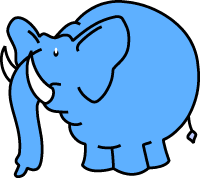
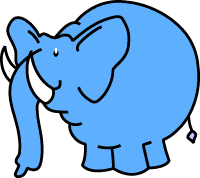
The second w=200, h=178 image is a revision of the first. Changes to its layers:
painted on "Calque 1" over bbox(49, 80, 62, 91)
